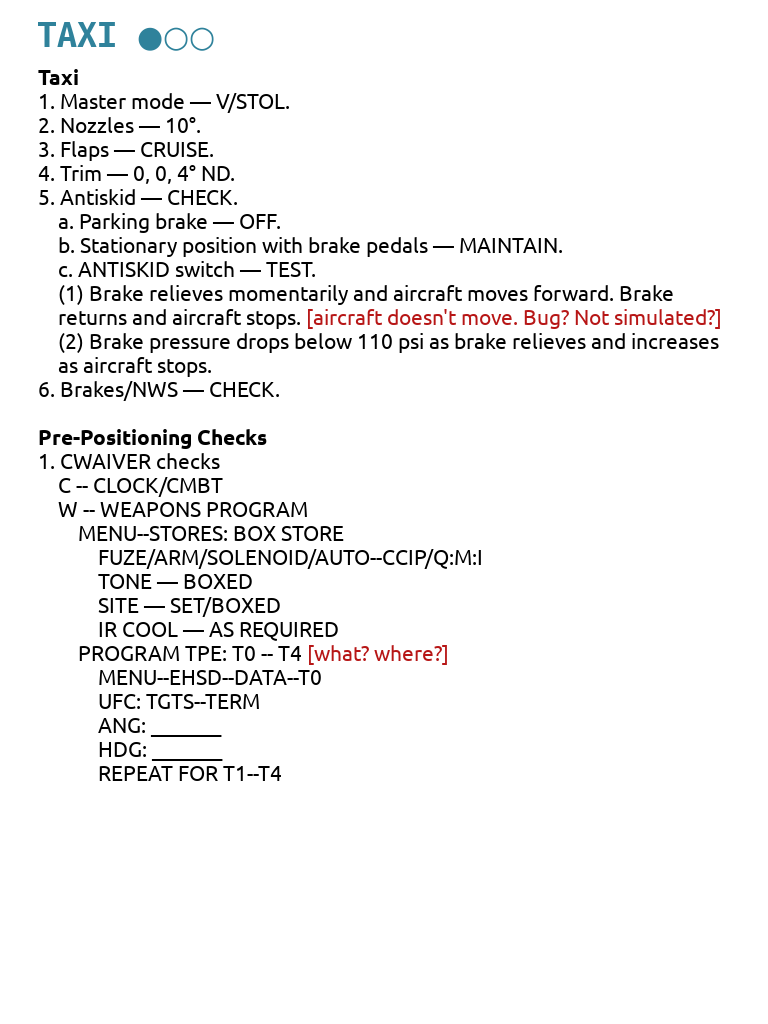
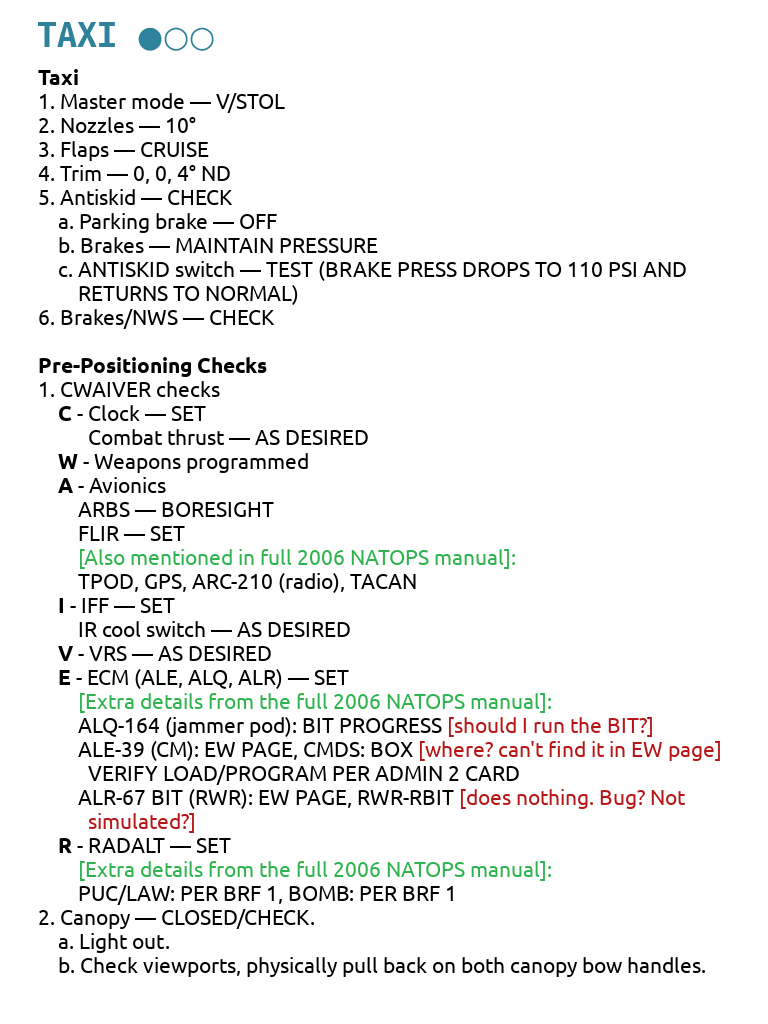
Layer changes from the first 768px x 1024px image to the second:
painted on "Taxi ..." over left=39, top=106, right=720, bottom=977
